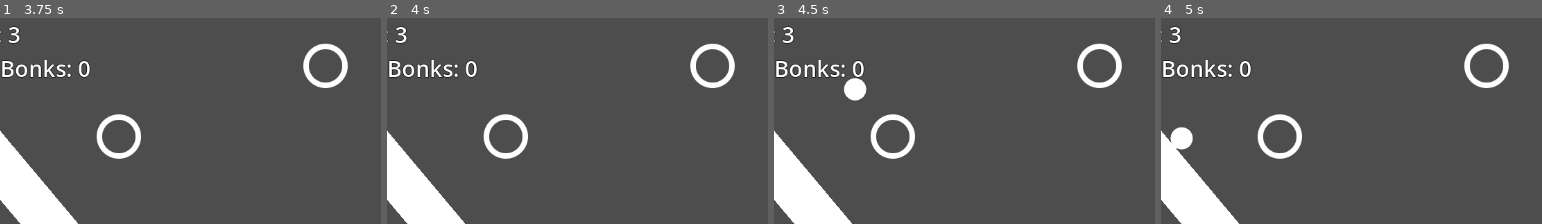
Above: before the commit, frames 1-4 (left to right).
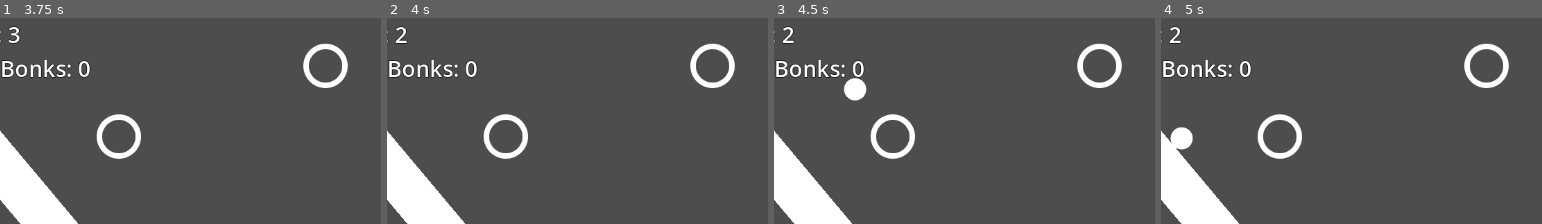
Above: after the commit, the same moments.

Repository: sfreed141/pinball
Game: Godot game, scene res://main.tscn
The game is run twice, just before and just after one commit, with the same random seed, the same clock (stepped at 60 frames per second) and the same inputs.
Inputs:
- Up to frame 1 (3.75 s): tap Enter at 0.5 s; hold D (right) 0.53-1.28 s; hold Space (slap) 0.53-1.28 s; hold A (left) 1.28-2.03 s; tap Space (slap) at 1.35, 2.85 s; hold Space (slap) 2.03-2.78 s; hold D (right) 2.03-3.53 s; hold A (left) from 3.53 s (still down); hold Space (slap) from 3.53 s (still down)
- Up to frame 2 (4 s): keep holding A (left); keep holding Space (slap)
- Up to frame 3 (4.5 s): keep holding A (left); release Space (slap) at 4.28 s; tap Space (slap) at 4.35 s
- Up to frame 4 (5 s): keep holding A (left)
The pictures show only the part of the screen within x 12-62%, y 11-61%; the shares and areas given below are measured in that part.

Frame 1 is identical in both runs. In frame 2, 0.1% of the frame differs, in the area x 2-6%, y 4-13%; in frame 3, 0.1%; in frame 4, 0.1%.

Commit message:
fixed lives and game restart

Diff:
--- a/project/game/gamemode.gd
+++ b/project/game/gamemode.gd
@@ -20,7 +20,13 @@
 	get:
 		return score
 var high_score = 0
-var lives = 3
+var lives: int = 3:
+	set(value):
+		if lives != value:
+			lives = value
+			_update_ui()
+	get:
+		return lives
 
 const PADDLE_GROUP = &"paddle"	# &"" is a StringName literal. It's for unique strings and is faster for comparisons.
 var paddles
@@ -66,9 +72,8 @@
 	_spawn_ball()
 	lives -= 1
 	if (lives == 0):
-		print("Game Restarted")
 		high_score = score if score > high_score else high_score
-		score = 0
+		_restart_game()
 
 func _plungerReady(ball):
 	ball.launched = false
@@ -85,3 +90,8 @@
 	highscore_label.text = "High Bonks: %s" % [ high_score ]
 	score_label.text = "Bonks: %s" % [ score ]
 	lives_label.text = "Balls: %s" % [ lives ]
+
+func _restart_game():
+	print("Game Restarted")
+	score = 0
+	lives = 3
--- a/project/main.tscn
+++ b/project/main.tscn
@@ -109,7 +109,6 @@
 position = Vector2(602, 186)
 
 [node name="UI" type="CanvasLayer" parent="."]
-visible = false
 
 [node name="Menu" type="MarginContainer" parent="UI"]
 anchors_preset = 15
